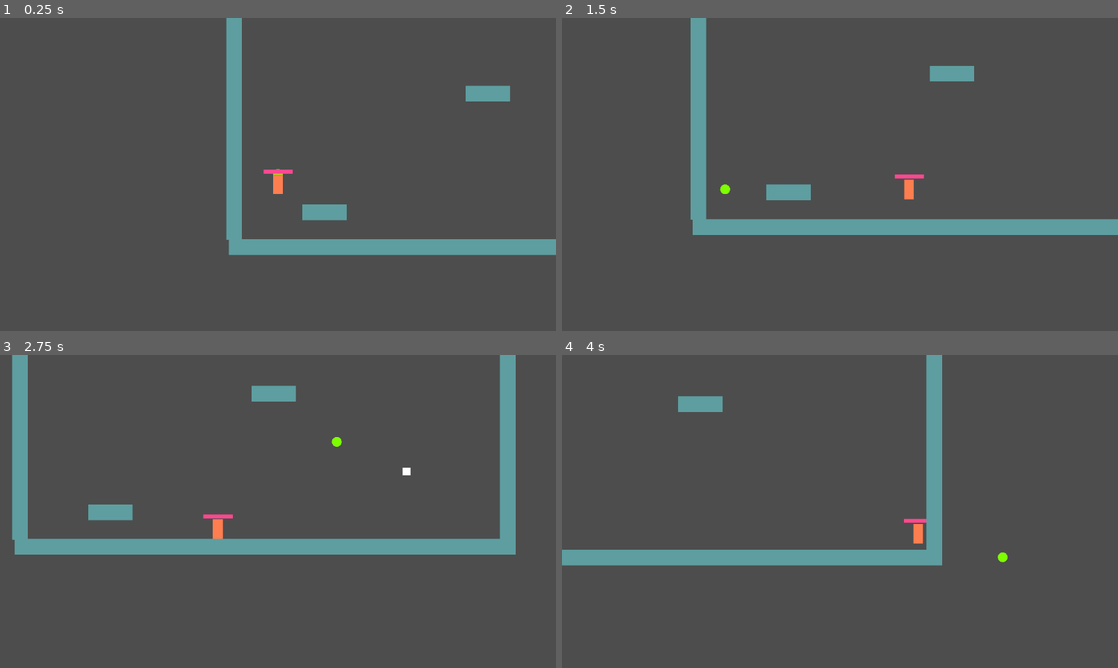
Above: before the commit, frames 1-4 (two rows, left to right).
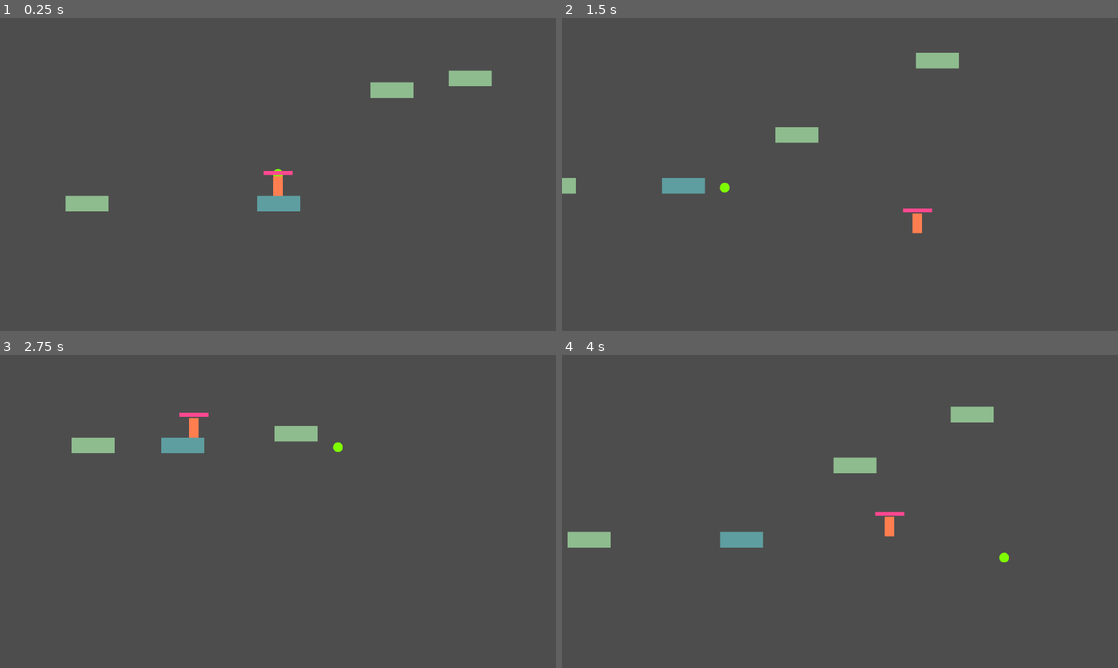
Above: after the commit, the same moments.

Repository: Kotuon/block_recoil
Game: Godot game, scene res://levels/level1.tscn
Two runs of this game, one before a commit and one after it. Both use one fixed random seed, a clock stepped at 60 frames per second and the inputs below. Before the commit the project starts from res://levels/sandbox.tscn.
Inputs (mouse positions are in pixels of both pictures, inside the frame that each line leads up to):
- Up to frame 1 (0.25 s): no input
- Up to frame 2 (1.5 s): move the mouse to (962, 158) at 0.52 s; hold D (walk_right) from 0.53 s (still down); tap Space (jump) at 0.6, 0.77, 1.07 s; move the mouse to (728, 190) at 1.27 s; right-click (728, 190) at 1.35 s
- Up to frame 3 (2.75 s): tap Space (jump) at 1.52, 1.55, 1.82, 2.3 s; move the mouse to (333, 442) at 2.02 s; release D (walk_right) at 2.03 s; press the mouse at (333, 442) at 2.03 s; hold A (walk_left) from 2.03 s (still down)
- Up to frame 4 (4 s): move the mouse to (812, 574) at 2.77 s; release A (walk_left) at 2.78 s; release the mouse at (812, 574) at 2.78 s; hold D (walk_right) from 2.78 s (still down); tap R (take_coin) at 2.85 s; tap Space (jump) at 3.02, 3.05, 3.32, 3.6, 3.77 s; move the mouse to (1006, 558) at 3.52 s

The runs differ from the first frame. In frame 1, 7.4% of the frame differs, in the area x 11-100%, y 0-76%; in frame 2, 7.9%; in frame 3, 10%, in the area x 2-93%, y 0-64%; in frame 4, 7.7%.

Commit message:
Created moving platformers, basic respawn system (to be replaced), and started working on first basic level (no coin).

Diff:
--- a/characters/player.gd
+++ b/characters/player.gd
@@ -5,11 +5,16 @@
 # Scale numbers so values aren't as large
 var modifier : float = 100.0
 # General values
-var gravity : float = 10.0
+var gravity : float = 15.0
 var walk_speed : float = 400.0
 
 var friction : float = 0.1
 var accel : float = 0.25
+
+var freeze_timer := Timer.new()
+var last_grounded_position : Vector2
+var time_frozen : float = 0.75
+var can_move : bool = true
 
 ## Jump ##
 # Jump memory
@@ -40,6 +45,17 @@
 
 # Called when the node enters the scene tree for the first time.
 func _ready() -> void:
+    # Initializing respawn point
+    last_grounded_position = position
+
+    add_child( freeze_timer )
+    freeze_timer.set_one_shot( true )
+    freeze_timer.set_wait_time( time_frozen )
+
+    var timeout_freeze = func():
+        can_move = true
+    freeze_timer.connect( "timeout", timeout_freeze )
+
     # Setting cursor
     Input.set_default_cursor_shape( Input.CURSOR_CROSS )
 
@@ -88,10 +104,17 @@
 
 # Called every frame. 'delta' is the elapsed time since the previous frame.
 func _process( delta: float ) -> void:
-    update_walk( delta )
-    update_jump()
-    update_coin( delta )
+    if can_move:
+        update_walk( delta )
+        update_jump()
+        update_coin( delta )
+
     update_mana_bar( delta )
+
+    if position.y > 1440.0:
+        can_move = false
+        freeze_timer.start()
+        position = last_grounded_position
 
 
 func update_walk( delta: float ) -> void:
@@ -122,6 +145,7 @@
     if ( is_on_floor() || can_coyote_jump ) && has_jump_input:
         has_jump_input = false
         can_coyote_jump = false
+        last_grounded_position = position
         velocity.y = jump_speed * modifier
 
 
--- /dev/null
+++ b/levels/level1.tscn
@@ -0,0 +1,98 @@
+[gd_scene load_steps=5 format=3 uid="uid://b2m4hu4akdf4n"]
+
+[ext_resource type="PackedScene" uid="uid://clm1ntt58qkjd" path="res://ui/mouse_cursor.tscn" id="1_oq20e"]
+[ext_resource type="PackedScene" uid="uid://dcswfxq1gsnai" path="res://terrain/floor.tscn" id="2_fgmq0"]
+[ext_resource type="PackedScene" uid="uid://dod4kcsuct0gr" path="res://terrain/moving_platform.tscn" id="3_24yli"]
+[ext_resource type="PackedScene" uid="uid://co80gk8vy0sbu" path="res://characters/player.tscn" id="3_gjcl2"]
+
+[node name="level1" type="Node2D"]
+
+[node name="StartPosition" type="Node2D" parent="."]
+position = Vector2(60, 430)
+
+[node name="mouse_cursor" parent="." instance=ExtResource("1_oq20e")]
+
+[node name="Player" parent="." instance=ExtResource("3_gjcl2")]
+position = Vector2(3883, 82)
+
+[node name="MovingPlatforms" type="Node" parent="."]
+
+[node name="moving_platform" parent="MovingPlatforms" instance=ExtResource("3_24yli")]
+position = Vector2(2240, 148)
+scale = Vector2(2.75, 1)
+offset = Vector2(320, 0)
+
+[node name="moving_platform2" parent="MovingPlatforms" instance=ExtResource("3_24yli")]
+position = Vector2(3080, 148)
+scale = Vector2(2.75, 1)
+offset = Vector2(-320, 0)
+
+[node name="moving_platform3" parent="MovingPlatforms" instance=ExtResource("3_24yli")]
+position = Vector2(3310, 148)
+scale = Vector2(2.75, 1)
+offset = Vector2(320, 0)
+
+[node name="moving_platform4" parent="MovingPlatforms" instance=ExtResource("3_24yli")]
+position = Vector2(4120, -172)
+scale = Vector2(2.75, 1)
+offset = Vector2(0, 320)
+
+[node name="moving_platform5" parent="MovingPlatforms" instance=ExtResource("3_24yli")]
+position = Vector2(4290, -172)
+scale = Vector2(2.75, 1)
+offset = Vector2(320, 0)
+
+[node name="moving_platform6" parent="MovingPlatforms" instance=ExtResource("3_24yli")]
+position = Vector2(4950, -432)
+scale = Vector2(2.75, 1)
+offset = Vector2(-200, 200)
+
+[node name="Floors" type="Node" parent="."]
+
+[node name="Floor" parent="Floors" instance=ExtResource("2_fgmq0")]
+position = Vector2(0, 468)
+scale = Vector2(2.75, 1)
+
+[node name="Floor2" parent="Floors" instance=ExtResource("2_fgmq0")]
+position = Vector2(180, 468)
+scale = Vector2(2.75, 1)
+
+[node name="Floor3" parent="Floors" instance=ExtResource("2_fgmq0")]
+position = Vector2(450, 468)
+scale = Vector2(2.75, 1)
+
+[node name="Floor4" parent="Floors" instance=ExtResource("2_fgmq0")]
+position = Vector2(720, 468)
+scale = Vector2(2.75, 1)
+
+[node name="Floor5" parent="Floors" instance=ExtResource("2_fgmq0")]
+position = Vector2(900, 428)
+scale = Vector2(2.75, 1)
+
+[node name="Floor6" parent="Floors" instance=ExtResource("2_fgmq0")]
+position = Vector2(1125, 388)
+scale = Vector2(2.75, 1)
+
+[node name="Floor7" parent="Floors" instance=ExtResource("2_fgmq0")]
+position = Vector2(1395, 348)
+scale = Vector2(2.75, 1)
+
+[node name="Floor8" parent="Floors" instance=ExtResource("2_fgmq0")]
+position = Vector2(1575, 278)
+scale = Vector2(2.75, 1)
+
+[node name="Floor9" parent="Floors" instance=ExtResource("2_fgmq0")]
+position = Vector2(1800, 208)
+scale = Vector2(2.75, 1)
+
+[node name="Floor10" parent="Floors" instance=ExtResource("2_fgmq0")]
+position = Vector2(2060, 148)
+scale = Vector2(2.75, 1)
+
+[node name="Floor11" parent="Floors" instance=ExtResource("2_fgmq0")]
+position = Vector2(3830, 148)
+scale = Vector2(2.75, 1)
+
+[node name="Floor12" parent="Floors" instance=ExtResource("2_fgmq0")]
+position = Vector2(5195, -432)
+scale = Vector2(2.75, 1)
--- a/project.godot
+++ b/project.godot
@@ -11,7 +11,7 @@
 [application]
 
 config/name="Coin"
-run/main_scene="res://levels/sandbox.tscn"
+run/main_scene="res://levels/level1.tscn"
 config/features=PackedStringArray("4.1", "Forward Plus")
 config/icon="res://icon.svg"
 
--- a/src/coin.gd
+++ b/src/coin.gd
@@ -4,7 +4,7 @@
 var has_hit : bool = false
 var move_velocity : Vector2
 
-var gravity : float = 10.0
+var gravity : float = 15.0
 var total_gravity : float
 
 var player : CharacterBody2D
--- /dev/null
+++ b/src/moving_platform.gd
@@ -0,0 +1,12 @@
+extends Node2D
+
+
+@export var offset = Vector2( 0.0, -320.0 )
+@export var duration : float = 5.0
+
+# Called when the node enters the scene tree for the first time.
+func _ready() -> void:
+    var tween = get_tree().create_tween().set_process_mode( Tween.TWEEN_PROCESS_PHYSICS )
+    tween.set_loops().set_parallel( false )
+    tween.tween_property( $AnimatableBody2D, "position", offset / scale, duration / 2.0 )
+    tween.tween_property( $AnimatableBody2D, "position", Vector2.ZERO, duration / 2.0 )
--- /dev/null
+++ b/terrain/moving_platform.tscn
@@ -0,0 +1,31 @@
+[gd_scene load_steps=6 format=3 uid="uid://dod4kcsuct0gr"]
+
+[ext_resource type="Script" path="res://src/moving_platform.gd" id="1_peugi"]
+
+[sub_resource type="RectangleShape2D" id="RectangleShape2D_6enbr"]
+size = Vector2(40, 40)
+
+[sub_resource type="QuadMesh" id="QuadMesh_4qaw5"]
+
+[sub_resource type="Gradient" id="Gradient_16y56"]
+offsets = PackedFloat32Array(1)
+colors = PackedColorArray(0.560784, 0.737255, 0.560784, 1)
+
+[sub_resource type="GradientTexture1D" id="GradientTexture1D_aqyfg"]
+gradient = SubResource("Gradient_16y56")
+
+[node name="moving_platform" type="Node2D"]
+script = ExtResource("1_peugi")
+
+[node name="AnimatableBody2D" type="AnimatableBody2D" parent="."]
+collision_layer = 3
+
+[node name="CollisionShape2D" type="CollisionShape2D" parent="AnimatableBody2D"]
+position = Vector2(20, 20)
+shape = SubResource("RectangleShape2D_6enbr")
+
+[node name="MeshInstance2D" type="MeshInstance2D" parent="AnimatableBody2D"]
+position = Vector2(20, 20)
+scale = Vector2(40, 40)
+mesh = SubResource("QuadMesh_4qaw5")
+texture = SubResource("GradientTexture1D_aqyfg")
Not shown: 2 places in terrain/floor.tscn that only renumber resources
